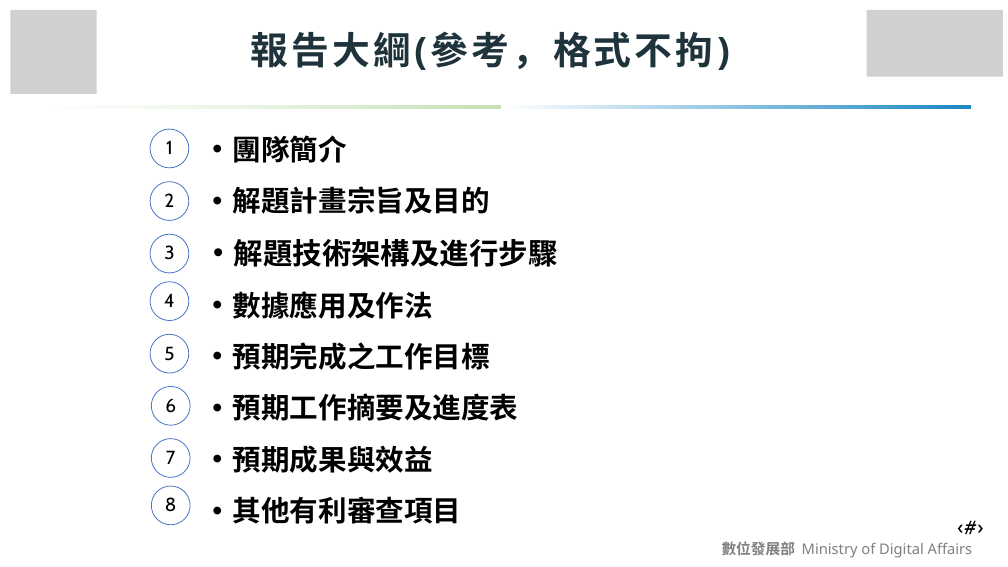
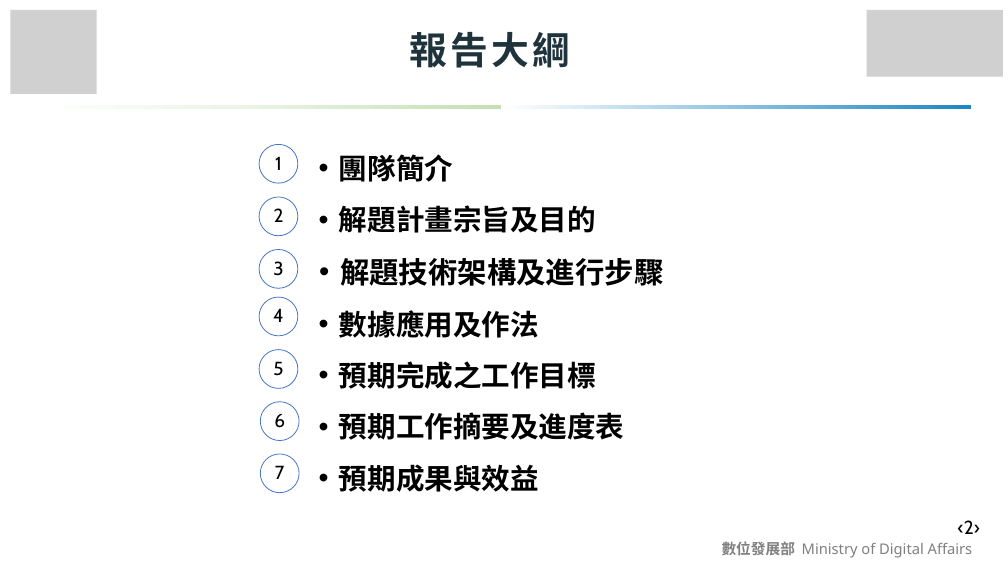
Before and after one commit to Sum5678/114502_project, a slide deck: slide 2 of 文件/競賽的相關東西/AIGO/怪人請離隊_構想簡報.pptx. Drawn at 1008x567 pixels with LibreOffice and Linux fonts; fonts in the diff are those of the drawing; grey boxes stand for pictures. Boxes give left, top, right and bottom in pixels: in the first picture for what was removed or moved away, otherwise in the second. Text is boxed around its words. In the diff, an @@ line names an element or a change of style, - is before the commit and + after.

```diff
--- a/文件/競賽的相關東西/AIGO/怪人請離隊_構想簡報.pptx
+++ b/文件/競賽的相關東西/AIGO/怪人請離隊_構想簡報.pptx
@@ text at <box>410,32,570,68</box>: text changed @@
-報告大綱(參考，格式不拘)
+報告大綱
@@ text "團隊簡介": place and size @@
-text "團隊簡介" at <box>233,135,557,524</box>
+text "團隊簡介" at <box>339,154,663,492</box>
@@ 7 texts, 7 freeform shapes: place and size @@
-7 texts, 7 freeform shapes at <box>150,129,190,477</box>
+7 texts, 7 freeform shapes at <box>259,144,299,493</box>
@@ freeform shape removed at <box>151,486,190,525</box> @@
@@ text removed at <box>165,497,177,512</box> @@
-8
@@ text at <box>233,496,461,524</box>: paragraph removed @@
-  • 其他有利審查項目
@@ text at <box>958,520,980,534</box>: text changed @@
-‹#›
+‹2›
```
Also in this commit, not shown: 11 other slides changed.
